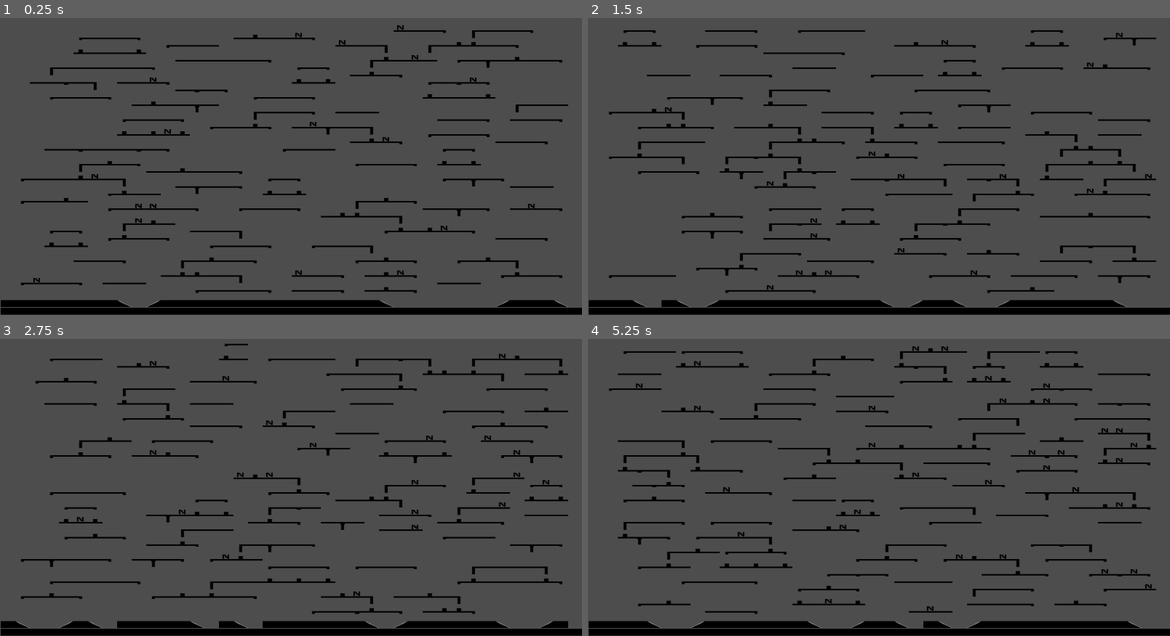
Above: before the commit, frames 1-4 (two rows, left to right).
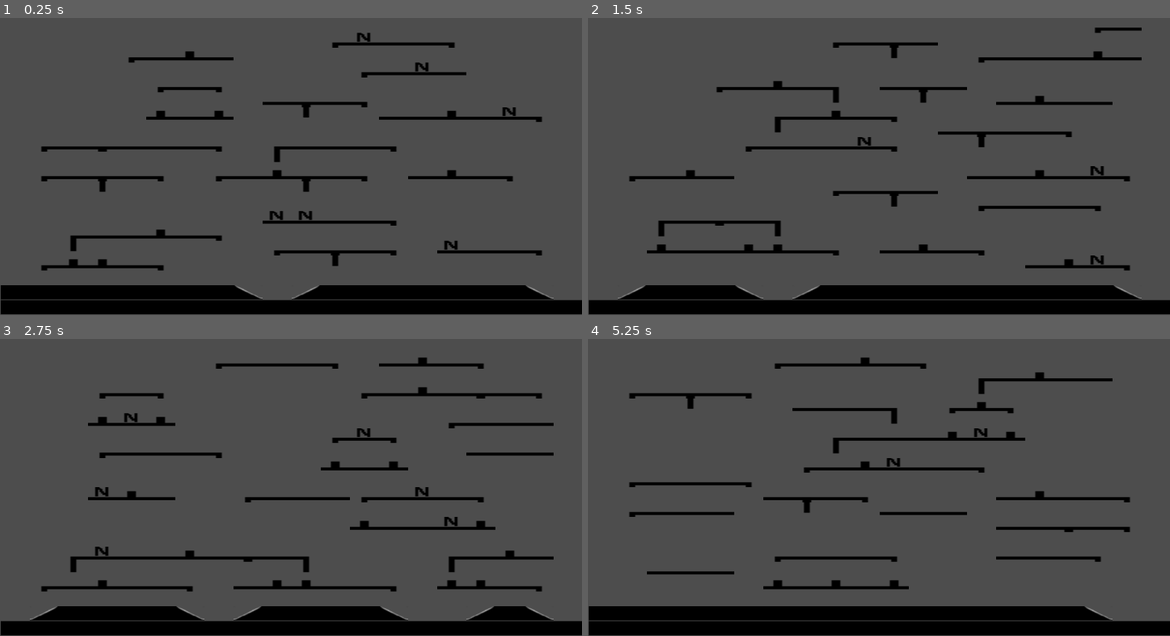
Above: after the commit, the same moments.

Repository: Deiuca/Grammatica
Game: Godot game, scene res://progetto.tscn
Same seed, same stepped clock (60 frames per second), same inputs: the game is played once before the commit and once after it.
Inputs:
- Up to frame 1 (0.25 s): no input
- Up to frame 2 (1.5 s): tap Enter (ui_accept) at 0.5, 0.77, 0.8, 1.07, 1.35 s; hold R 0.53-1.28 s
- Up to frame 3 (2.75 s): tap Enter (ui_accept) at 1.52, 1.82, 2.3 s; tap R at 1.55 s; hold R from 2.03 s (still down)
- Up to frame 4 (5.25 s): release R at 2.78 s; tap R at 2.85, 4.35 s; tap Enter (ui_accept) at 3.02, 3.32, 3.6, 3.77, 4.07, 4.52, 4.82 s; hold R from 5.03 s (still down)

The runs differ from the first frame. In frame 1, 15% of the frame differs, in the area x 0-100%, y 2-100%; in frame 2, 15%; in frame 3, 15%; in frame 4, 16%.
Error before the commit: Invalid access of index '0' on a base object of type: 'Array'. (res://Script/generatore_livello.gd:33)

Commit message:
Codice per Tesi #1

Diff:
--- a/Script/generatore_livello.gd
+++ b/Script/generatore_livello.gd
@@ -15,7 +15,7 @@
 func _ready():
 
 	self.randomGenerator.set_seed(self.generator_seed)
-	print(generator_seed)
+	#print(generator_seed)
 
 	inizializza_griglia()
 
@@ -27,6 +27,7 @@
 		array_per_random.append(i)
 	array_per_random = mescola_array(array_per_random)
 
+	#Inizializza griglia & posiziona a random una room
 	for h in height:
 		for w in width:
 			if h != height-1:
@@ -41,12 +42,10 @@
 			else:
 				stringa += "T"
 
-	print(stringa)
-
+	#Algoritmo di gramamtica
 	applica_regole()
-	print(stringa.length())
+	#Stringa to griglia
 	str_to_grid()
-	print(stringa)
 
 func mescola_array(arr):
 	randomGenerator.randomize()
@@ -66,7 +65,6 @@
 	var expr = Expression.new()
 	var error = expr.parse(espressione)
 	if error != OK:
-		print("Errore di parsing: ", error)
 		return risultato
 	else:
 		risultato = expr.execute()
@@ -104,6 +102,7 @@
 	var windows_size = get_viewport().size
 	var cell_scale = Vector2((windows_size.x/texture_size.x)/self.width, (windows_size.y/texture_size.y)/self.height)
 
+	#Inizializza le celle di una griglia e la scala in base alla dimensione della finestra
 	for h in height:
 		for w in width:
 			var cella = preload("res://cella.tscn").instantiate()
@@ -124,7 +123,6 @@
 		if sost[0] == "+":
 			sost = sost.right(-1)
 
-		#ritorna num
 		while sost[0].is_valid_int() or sost[0] in "+-()[]{}/*.":
 			num += sost[0]
 			sost = sost.right(sost.length()-(1))
--- a/generatore_livello.tscn
+++ b/generatore_livello.tscn
@@ -5,5 +5,3 @@
 [node name="Generatore Livello" type="Node2D"]
 position = Vector2(1, 0)
 script = ExtResource("1_8u5le")
-width = 40
-height = 40
--- a/progetto.gd
+++ b/progetto.gd
@@ -8,7 +8,7 @@
 
 # Called every frame. 'delta' is the elapsed time since the previous frame.
 func _process(delta):
-	if Input.is_key_pressed(KEY_R):
+	if Input.is_action_just_released("ui_accept"):
 		for c in self.get_children():
 			self.remove_child(c)
 			c.queue_free()
Not shown, changed: .DS_Store
